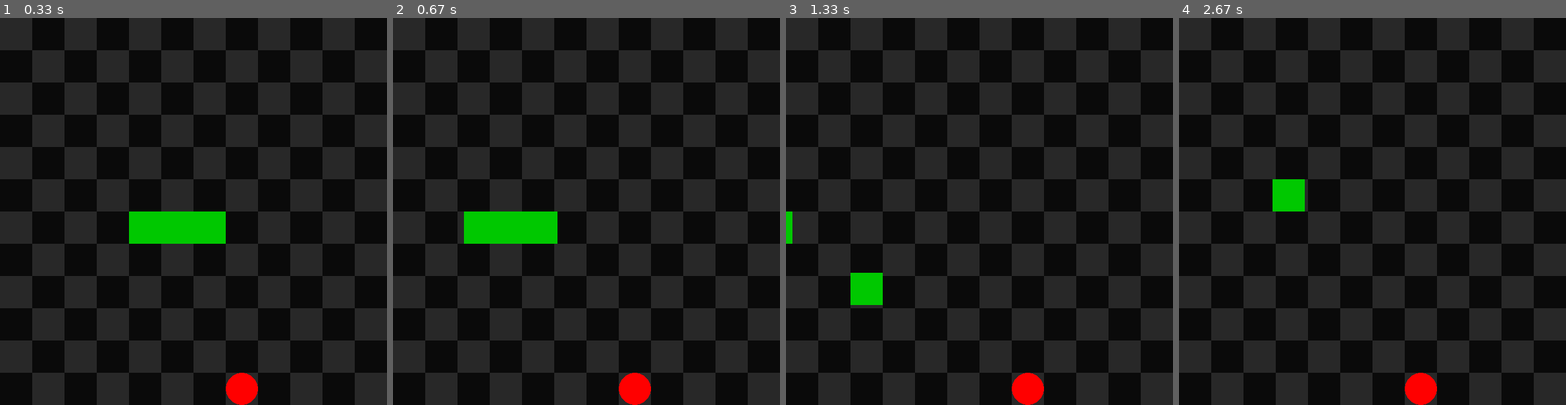
Above: before the commit, frames 1-4 (left to right).
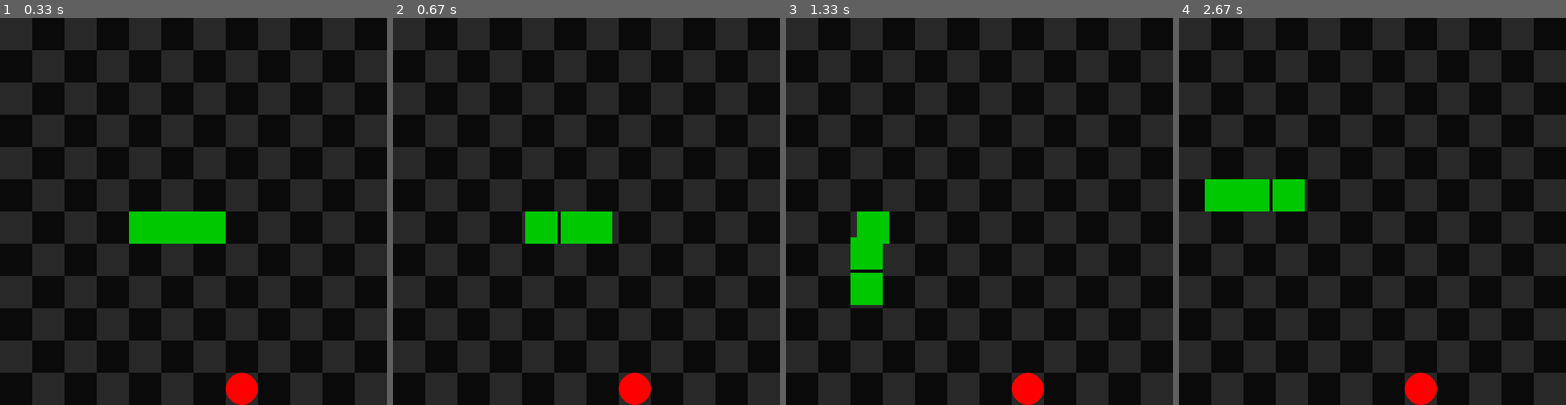
Above: after the commit, the same moments.

Repository: yesseruser/snake-pygame
Game: pygame game, started from main.py
Same seed, same stepped clock (60 frames per second), same inputs: the game is played once before the commit and once after it.
Inputs:
- Up to frame 1 (0.33 s): no input
- Up to frame 2 (0.67 s): hold Left from 0.33 s (still down)
- Up to frame 3 (1.33 s): release Left at 0.87 s; hold Down 0.9-1.2 s; hold Left from 1.23 s (still down)
- Up to frame 4 (2.67 s): release Left at 1.63 s; hold Up 1.67-2.03 s; hold Right from 2.07 s (still down)

Frame 1 is identical in both runs. In frame 2, 2.4% of the frame differs, in the area x 18-57%, y 50-59%; in frame 3, 1.4%; in frame 4, 1.4%.

Commit message:
Make snake patrs move right at start always

Diff:
--- a/main.py
+++ b/main.py
@@ -79,11 +79,11 @@
     def update(self):
         if self.direction != Direction.Nothing:
             self.position = self.direction.apply(self.position, SPEED)
-        if len(self.next_turns) > 0 and (
-            self.direction == Direction.Nothing
-            or self.next_turns[0].position == self.position
-        ):
-            self.direction = self.next_turns.popleft().direction
+        if len(self.next_turns) > 0:
+            if self.next_turns[0].position == self.position:
+                self.direction = self.next_turns.popleft().direction
+            if self.direction == Direction.Nothing:
+                self.direction = Direction.Right
 
     def eat_apple(self, apples: list[Apple]) -> bool:
         for i, apple in enumerate(apples):
